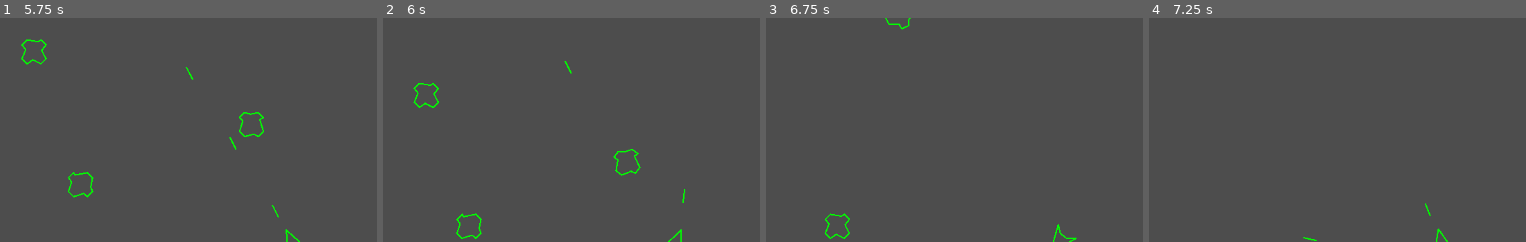
Above: before the commit, frames 1-4 (left to right).
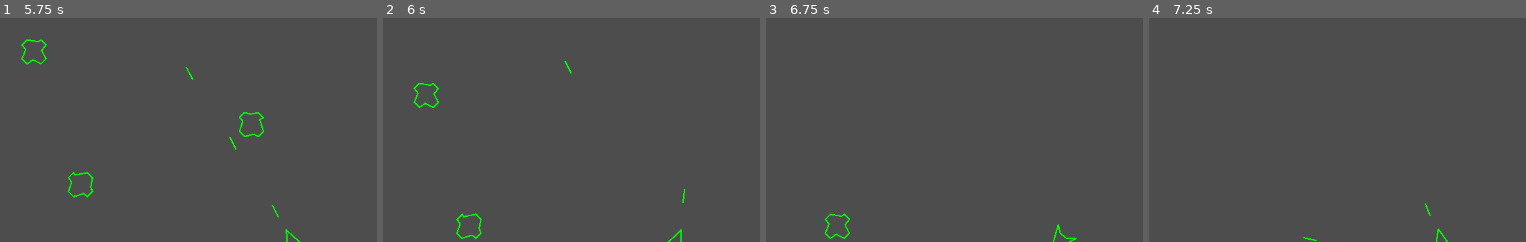
Above: after the commit, the same moments.

Repository: JakeDEsposito/godot-asteroids
Game: Godot game, scene res://scenes/game/game.tscn
The game is run twice, just before and just after one commit, with the same random seed, the same clock (stepped at 60 frames per second) and the same inputs. The project has no main scene, so this scene is started directly. Sound files missing from this copy of the repository are replaced by a short silence.
Inputs:
- Up to frame 1 (5.75 s): tap Enter at 0.5, 2 s; hold Space (shoot) 0.53-1.28 s; hold W (forward) 0.53-2.03 s; tap Space (shoot) at 1.35, 2.85, 4.35 s; hold Space (shoot) 2.03-2.78 s; hold A (left) 2.03-4.28 s; hold Space (shoot) 3.53-4.28 s; hold D (right) 4.28-5.03 s; hold W (forward) from 5.03 s (still down); hold Space (shoot) from 5.03 s (still down)
- Up to frame 2 (6 s): release W (forward) at 5.78 s; release Space (shoot) at 5.78 s; hold D (right) from 5.78 s (still down); tap Space (shoot) at 5.85 s
- Up to frame 3 (6.75 s): keep holding D (right); hold Space (shoot) from 6.53 s (still down)
- Up to frame 4 (7.25 s): keep holding D (right); keep holding Space (shoot)
The pictures show only the part of the screen within x 10-60%, y 0-50%; the shares and areas given below are measured in that part.

Frame 1 is identical in both runs. In frame 2, 0.2% of the frame differs, in the area x 61-69%, y 58-71%; in frame 3, less than 0.1%; in frame 4, nothing differs.
Error before the commit: Trying to assign an array of type "Array" to a variable of type "Array[PackedScene]". (res://scenes/entities/asteroid/asteroid.gd:44)
Error after the commit: Trying to assign an array of type "Array" to a variable of type "Array[PackedScene]". (res://scenes/entities/asteroid/asteroid.gd:45)

Commit message:
Hide and turn of collision when asteroid gets hit

Diff:
--- a/scenes/entities/asteroid/asteroid.gd
+++ b/scenes/entities/asteroid/asteroid.gd
@@ -7,6 +7,7 @@
 
 @export_range(0, MAX_ASTEROID_SIZE) var size: int = randi_range(1, MAX_ASTEROID_SIZE)
 
+@onready var collision: CollisionShape2D = %Collision
 @onready var explosion_audio: AudioStreamPlayer = %ExplosionAudio
 
 func _ready() -> void:
@@ -54,7 +55,9 @@
 			asteroid.linear_velocity = linear_velocity
 			asteroid.apply_force(Vector2.UP.rotated(theta) * randf_range(1, 10))
 
-			# TODO: Add to scene
+
+	hide()
+	collision.call_deferred("set_disabled", true)
 
 	explosion_audio.finished.connect(func(): queue_free())
 
